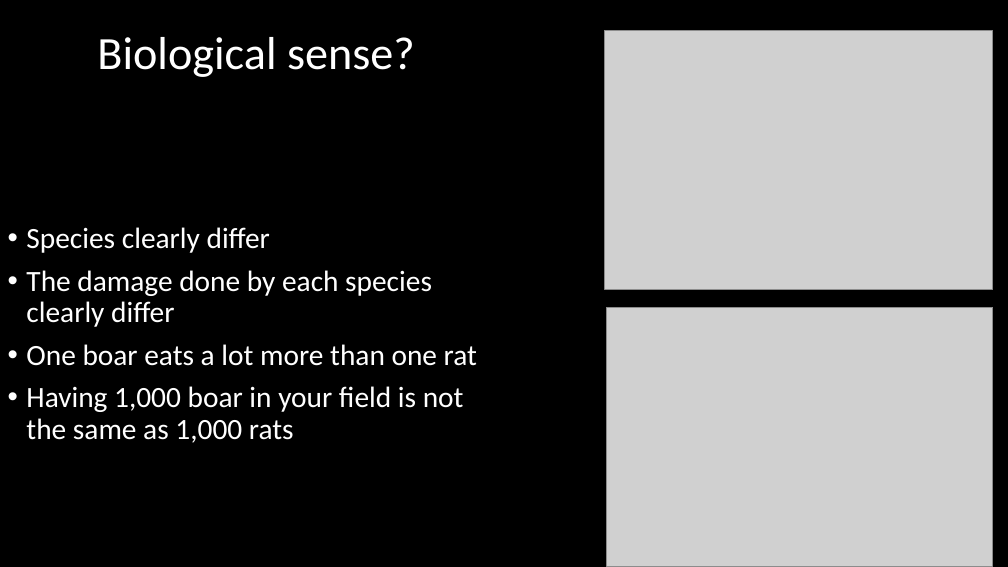
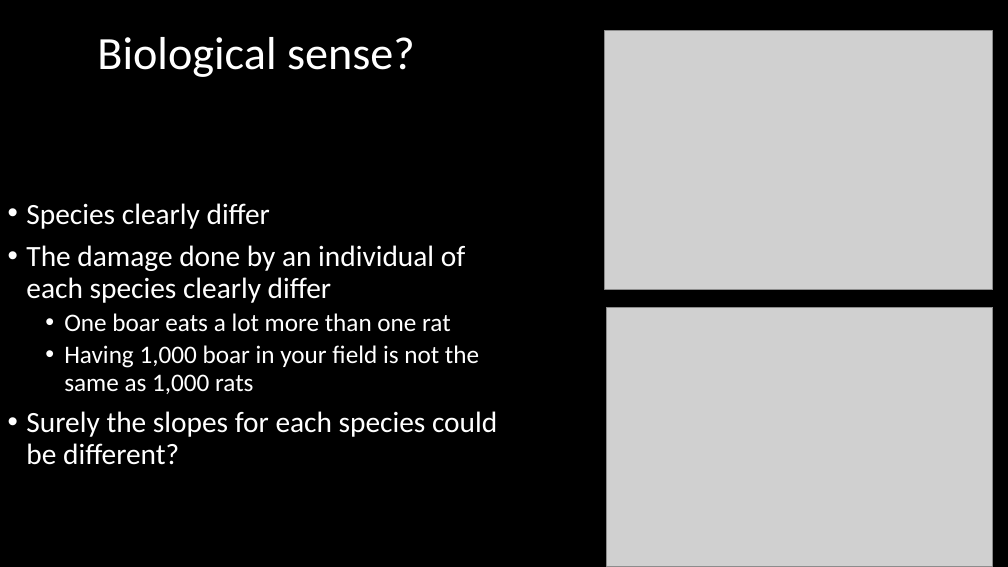
Before and after one commit to DeonRoos/stats-for-biologists, a slide deck: slide 10 of Lectures/Lecture 08.1 Interactions.pptx (slide 6 before the commit). Drawn at 1008x567 pixels with LibreOffice and Linux fonts; fonts in the diff are those of the drawing; grey boxes stand for pictures. Boxes give left, top, right and bottom in pixels: in the first picture for what was removed or moved away, otherwise in the second. Text is boxed around its words. In the diff, an @@ line names an element or a change of style, - is before the commit and + after.

```diff
--- a/Lectures/Lecture 08.1 Interactions.pptx
+++ b/Lectures/Lecture 08.1 Interactions.pptx
@@ text at (x1=26, y1=245, x2=465, y2=303): text changed @@
-• The damage done by each species clearly differ
+• The damage done by an individual of each species clearly differ
@@ text at (x1=64, y1=313, x2=479, y2=394): size 28 to 24 pt in "One boar eats a lot more than ...", "Having 1,000 boar in your field is ..."; list level 1 to 2 in "One boar eats a lot ..."; list level 1 to 2 in "Having 1,000 boar in your ..." @@
@@ text at (x1=26, y1=411, x2=497, y2=465): paragraph added @@
+• Surely the slopes for each species could be different?
```
Also in this commit, not shown: 12 other slides changed, 9 slides added, 19 other files.
